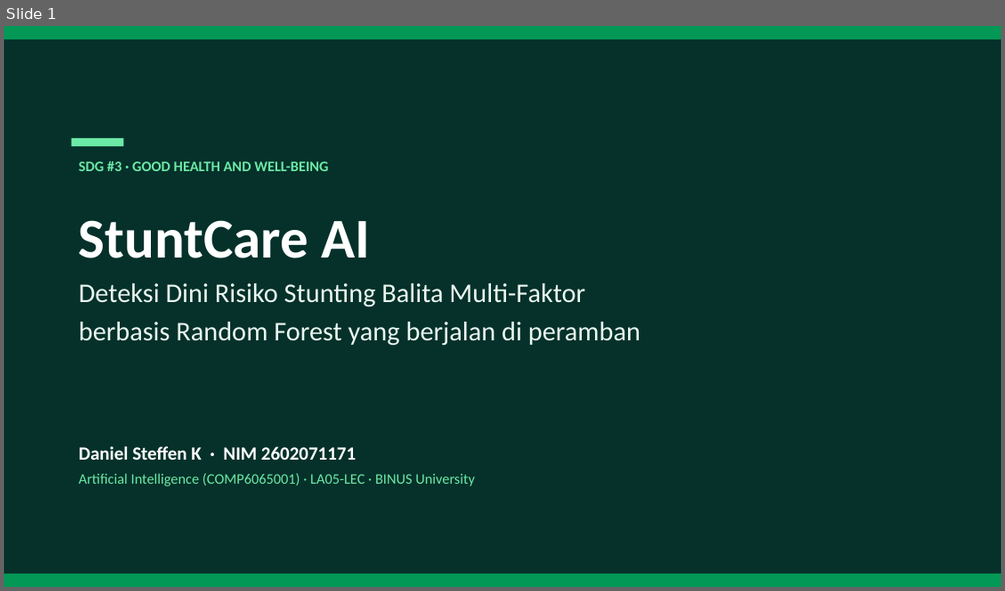
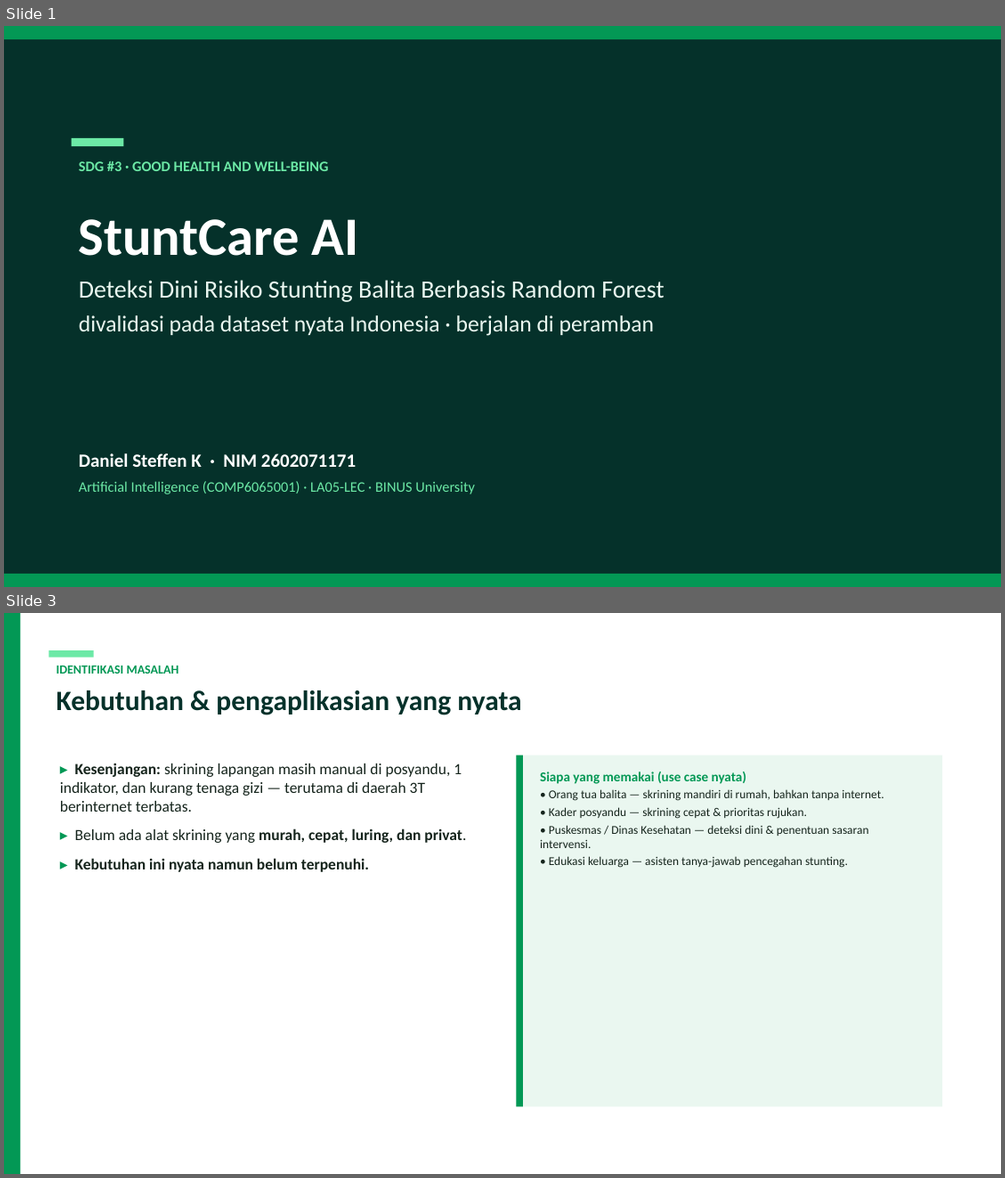
Before and after one commit to steffenkwik/machinelearning-ai, a slide deck: StuntCare_AI_Presentation.pptx. Shown one above the other, each under a label of ours: slide 1 before the commit, slides 1 and 3 after it; the slides between them are not shown. The pictures are 1005x591 and 1005x1178 pixels, drawn with LibreOffice and Linux fonts; fonts in the diff are those of the drawing. Boxes give left, top, right and bottom in pixels: in the first picture for what was removed or moved away, otherwise in the second. Text is boxed around its words. In the diff, an @@ line names an element or a change of style, - is before the commit and + after.

```diff
--- a/StuntCare_AI_Presentation.pptx
+++ b/StuntCare_AI_Presentation.pptx
@@ slide 3 added at bbox=[4, 613, 1001, 1174], background #FFFFFF @@
@@ rectangle added at bbox=[4, 613, 20, 1174], fill #039855 @@
@@ rectangle added at bbox=[48, 650, 94, 657], fill #6CE9A6 @@
@@ text added at bbox=[57, 666, 179, 674], 12 pt, text #039855, bold @@
+IDENTIFIKASI MASALAH
@@ text added at bbox=[57, 690, 521, 715], 27 pt, text #05312A, bold @@
+Kebutuhan & pengaplikasian yang nyata
@@ text added at bbox=[60, 763, 466, 872], 15 pt, text #15241C @@
+▸ Kesenjangan: skrining lapangan masih manual di posyandu, 1 indikator, dan kurang tenaga gizi — terutama di daerah 3T berinternet terbatas.
+▸ Belum ada alat skrining yang murah, cepat, luring, dan privat.
+▸ Kebutuhan ini nyata namun belum terpenuhi.
@@ rectangle added at bbox=[517, 755, 942, 1107], fill #EAF7F0 @@
@@ rectangle added at bbox=[517, 755, 523, 1107], fill #039855 @@
@@ text added at bbox=[540, 771, 883, 868], 11.5 pt, text #15241C @@
+Siapa yang memakai (use case nyata)
+• Orang tua balita — skrining mandiri di rumah, bahkan tanpa internet.
+• Kader posyandu — skrining cepat & prioritas rujukan.
+• Puskesmas / Dinas Kesehatan — deteksi dini & penentuan sasaran intervensi.
+• Edukasi keluarga — asisten tanya-jawab pencegahan stunting.
@@ slide 1 changed as well @@
@@ text at bbox=[79, 219, 359, 256]: size 54 to 52 pt in "StuntCare AI" @@
@@ text at bbox=[79, 280, 664, 336]: text changed; size 26 to 22 pt @@
-Deteksi Dini Risiko Stunting Balita Multi-Faktor
-berbasis Random Forest yang berjalan di peramban
+Deteksi Dini Risiko Stunting Balita Berbasis Random Forest
+divalidasi pada dataset nyata Indonesia · berjalan di peramban
@@ text "Daniel Steffen K · NIM ...": place and size @@
-text "Daniel Steffen K · NIM ..." at bbox=[79, 446, 475, 486]
+text "Daniel Steffen K · NIM ..." at bbox=[79, 453, 475, 494]
```
Also in this commit, not shown: 6 other slides changed, 9 other slides added, 7 slides removed, 32 other files.
